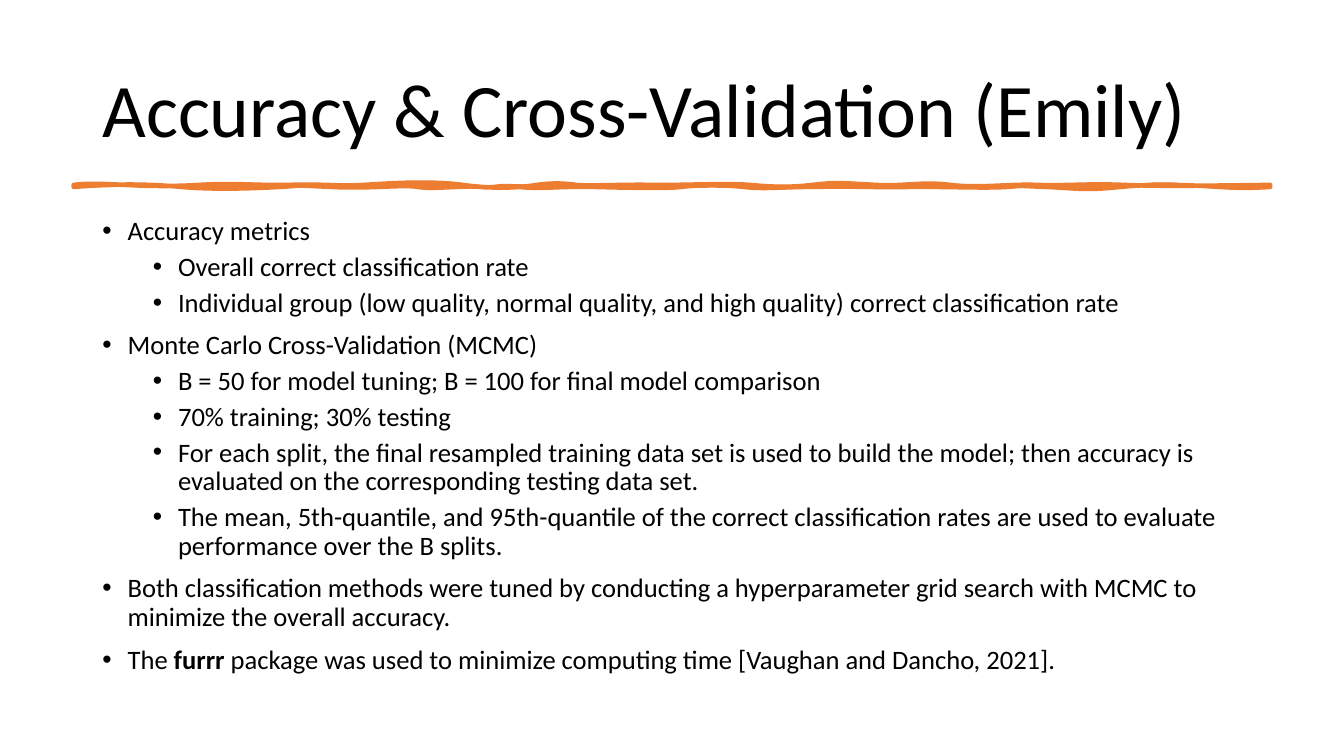
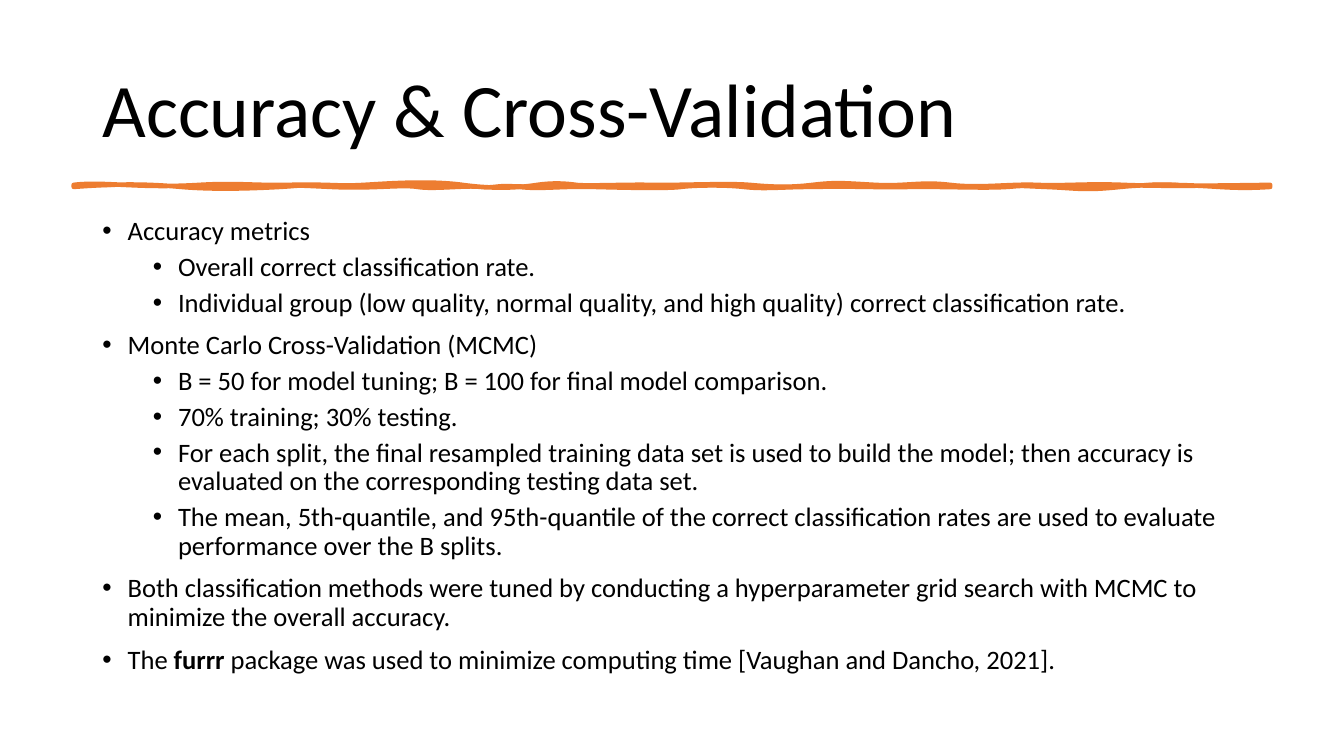
Before and after one commit to earobinson95/Statistical-Learning-Project-UNL-STAT983, a slide deck: slide 6 of presentation/final-presentation.pptx. Drawn at 1344x756 pixels with LibreOffice and Linux fonts; fonts in the diff are those of the drawing. Boxes give left, top, right and bottom in pixels: in the first picture for what was removed or moved away, otherwise in the second. Text is boxed around its words. In the diff, an @@ line names an element or a change of style, - is before the commit and + after.

```diff
--- a/presentation/final-presentation.pptx
+++ b/presentation/final-presentation.pptx
@@ title at (102, 84, 956, 150): text changed @@
-Accuracy & Cross-Validation (Emily)
+Accuracy & Cross-Validation
@@ text at (178, 257, 1126, 317): text changed @@
-  • Overall correct classification rate
-  • Individual group (low quality, normal quality, and high quality) correct classification rate
+  • Overall correct classification rate.
+  • Individual group (low quality, normal quality, and high quality) correct classification rate.
@@ text at (178, 371, 827, 431): text changed @@
-  • B = 50 for model tuning; B = 100 for final model comparison
-  • 70% training; 30% testing
+  • B = 50 for model tuning; B = 100 for final model comparison.
+  • 70% training; 30% testing.
```
Also in this commit, not shown: 8 other slides changed.
